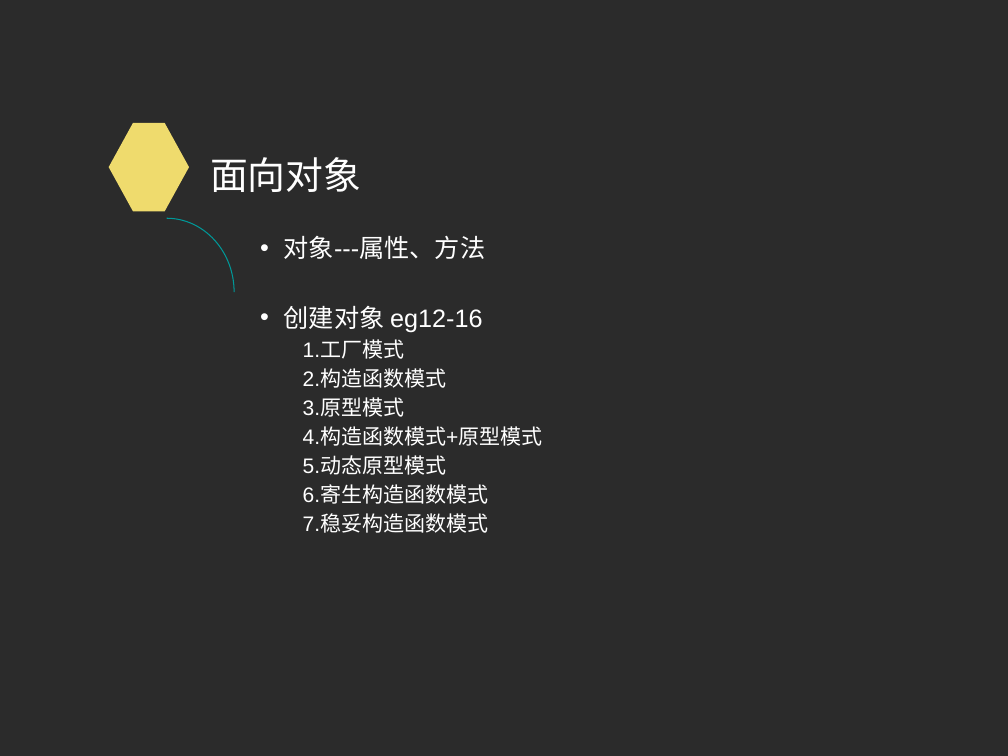
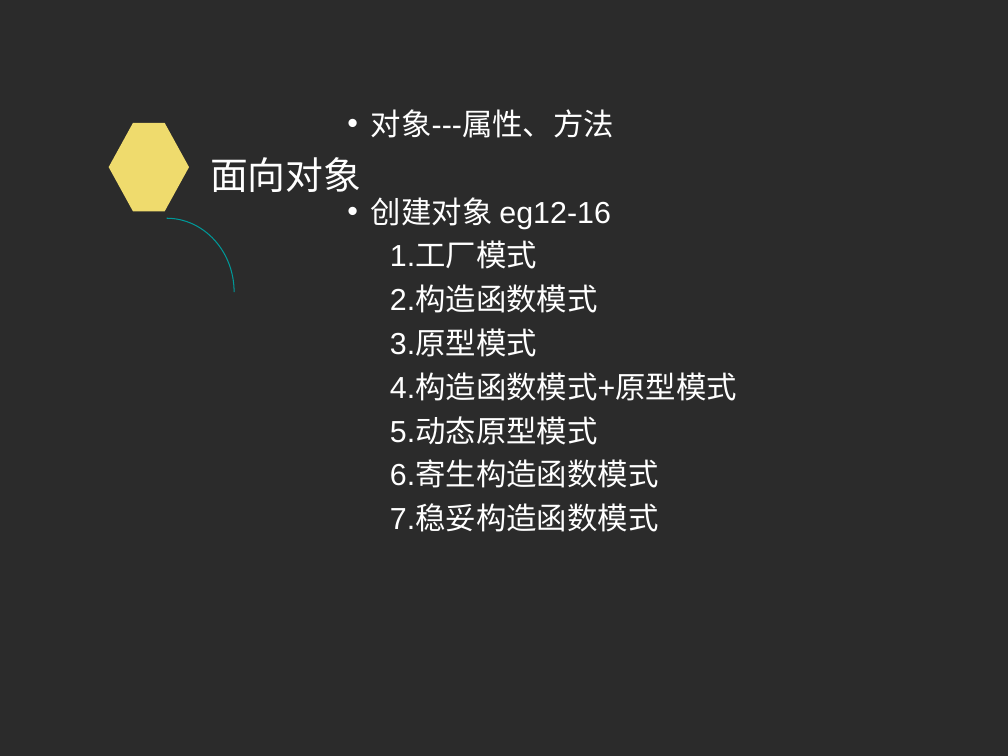
Before and after one commit to NJUPT-CAST/Computer, a slide deck: slide 9 of web/7.js grunt gulp webpack/2016上学期第一次课.ppt. Drawn at 1008x756 pixels with LibreOffice and Linux fonts; fonts in the diff are those of the drawing; background and template pictures are left out; a plain dark background stands for a picture behind light text. Boxes give left, top, right and bottom in pixels: in the first picture for what was removed or moved away, otherwise in the second. Text is boxed around its words. In the diff, an @@ line names an element or a change of style, - is before the commit and + after.

```diff
--- a/web/7.js grunt gulp webpack/2016上学期第一次课.ppt
+++ b/web/7.js grunt gulp webpack/2016上学期第一次课.ppt
@@ text "对象---属性、方法": place and size @@
-text "对象---属性、方法" at box(284, 236, 543, 533)
+text "对象---属性、方法" at box(371, 109, 737, 532)
@@ text "对象---属性、方法" at box(371, 109, 737, 532): size 18 to 21.7 pt in "对象---属性、方法", "创建对象 eg12-16"; size 15 to 21.7 pt in "1.工厂模式", "2.构造函数模式", "3.原型模式", "4.构造函数模式+原型模式" and 3 more places; more space between paragraphs @@
```
Also in this commit, not shown: 5 other slides changed, 1 other file.
